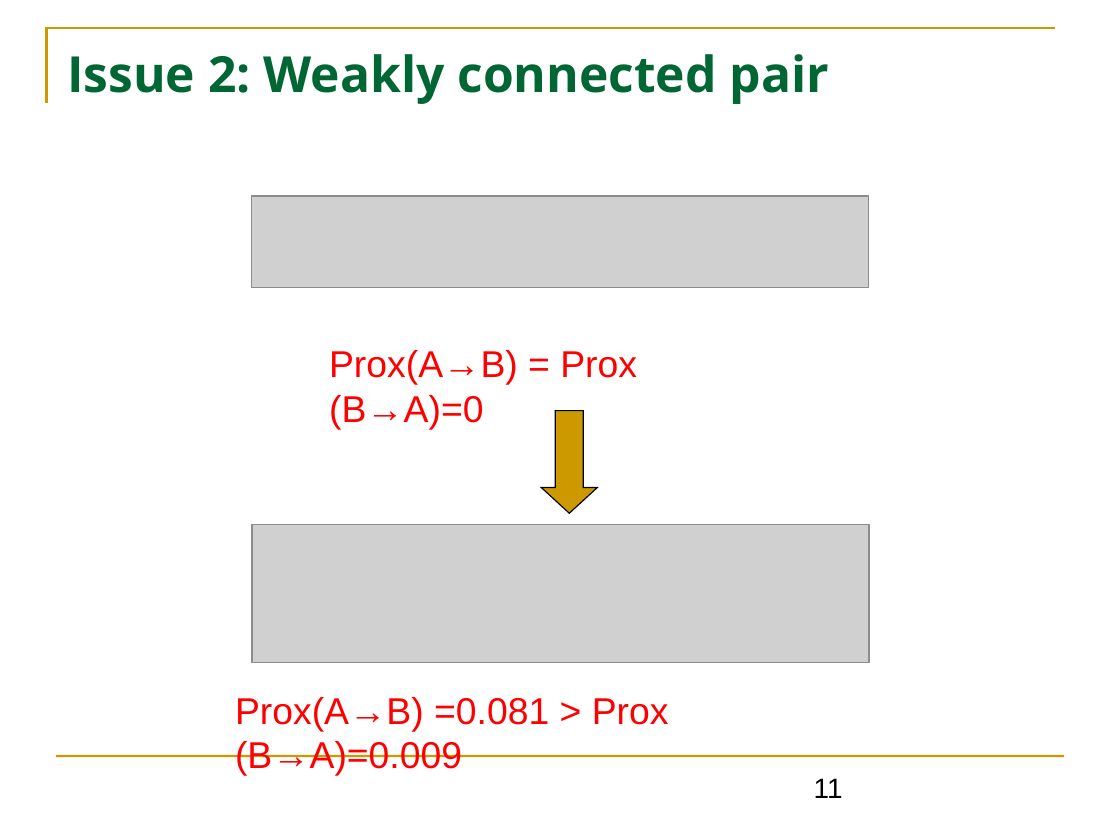
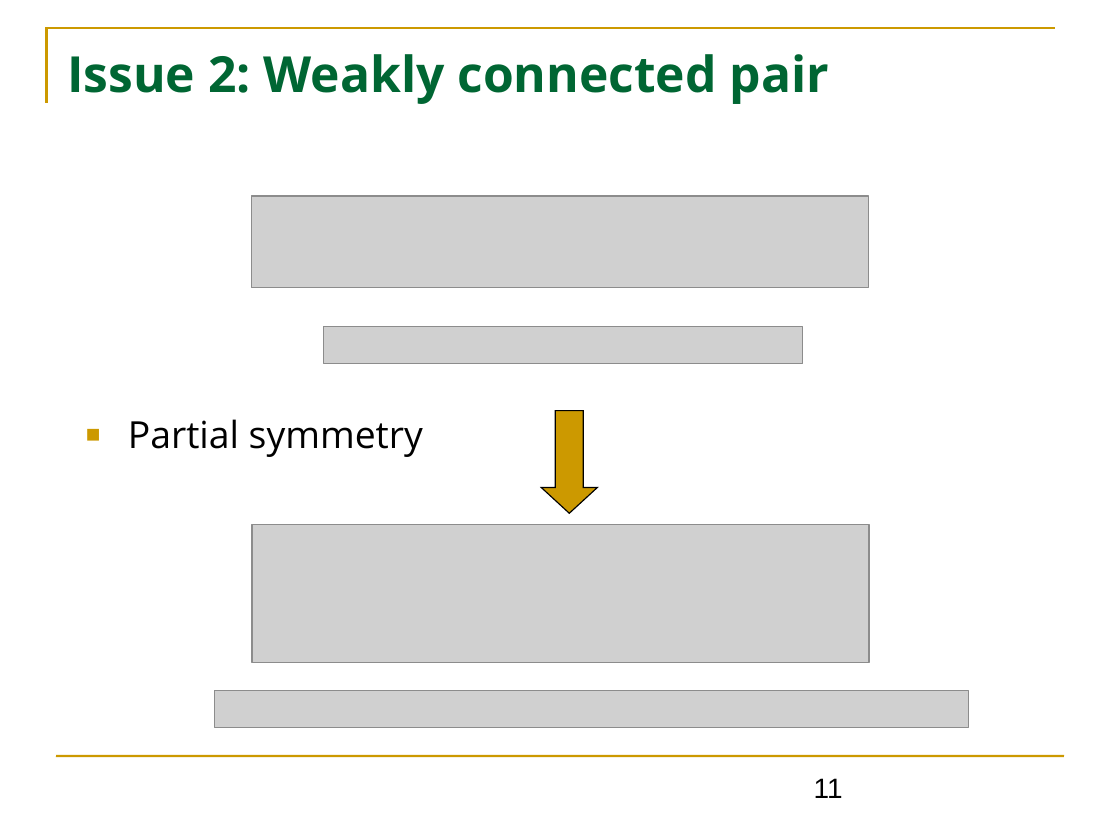
Before and after one commit to HuanSGT/rw-dir-prox, a slide deck: slide 11 of Random Walk based Proximity Measures in Directed Graphs.pptx. Drawn at 1120x840 pixels with LibreOffice and Linux fonts; fonts in the diff are those of the drawing; grey boxes stand for pictures. Boxes give left, top, right and bottom in pixels: in the first picture for what was removed or moved away, otherwise in the second. Text is boxed around its words. In the diff, an @@ line names an element or a change of style, - is before the commit and + after.

```diff
--- a/Random Walk based Proximity Measures in Directed Graphs.pptx
+++ b/Random Walk based Proximity Measures in Directed Graphs.pptx
@@ picture added at (324, 327, 803, 364) @@
@@ text removed at (329, 350, 637, 429) @@
-Prox(A→B) = Prox (B→A)=0
@@ text added at (128, 419, 423, 457), 24 pt, text #000000 @@
+■ Partial symmetry
@@ picture added at (215, 691, 969, 728) @@
@@ text removed at (235, 697, 669, 776) @@
-Prox(A→B) =0.081 > Prox (B→A)=0.009
```
Also in this commit, not shown: 11 other slides changed, 2 slides added.
